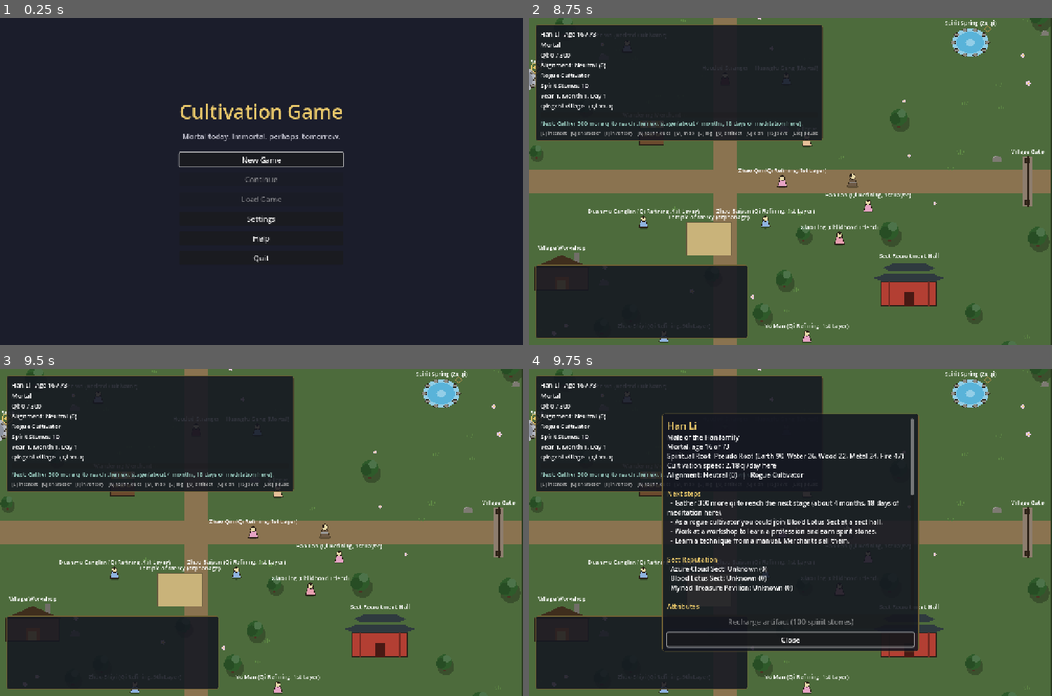
Above: before the commit, frames 1-4 (two rows, left to right).
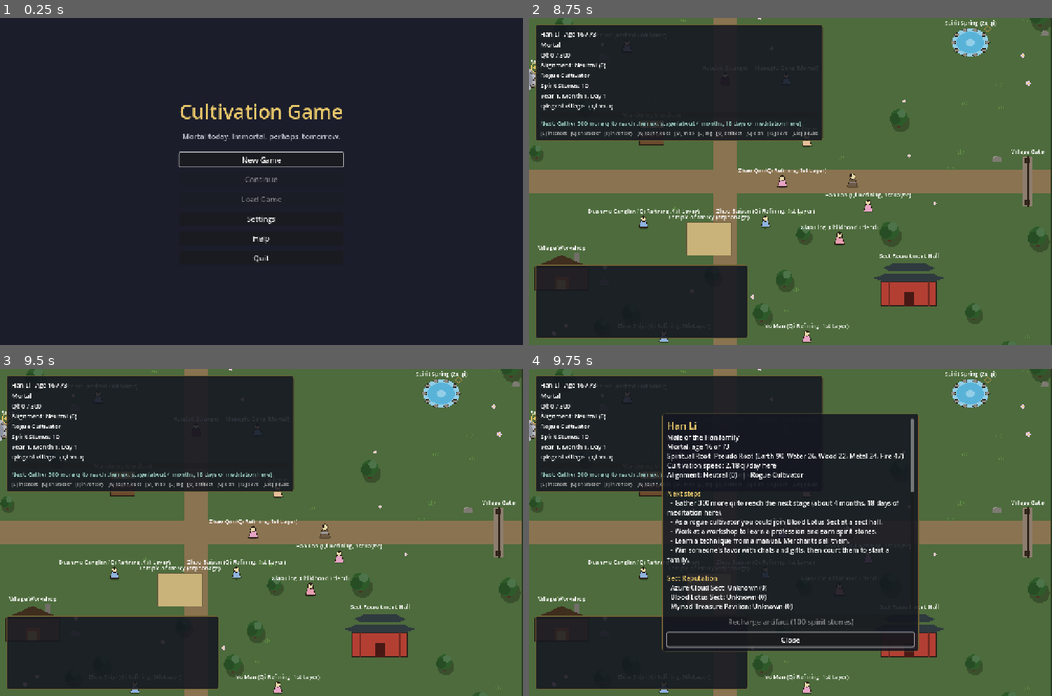
Above: after the commit, the same moments.

Repository: samridghimire/cultivation-game
Game: Godot game, scene res://src/ui/main_menu.tscn
The game is run twice, just before and just after one commit, with the same random seed, the same clock (stepped at 60 frames per second) and the same inputs.
Inputs (mouse positions are in pixels of both pictures, inside the frame that each line leads up to):
- Up to frame 1 (0.25 s): no input
- Up to frame 2 (8.75 s): click "New Game" at 0.5 s; click "Begin" at 1.25 s; click "Reach for it." at 2 s; click "What are you?" at 2.75 s; click "Why me?" at 3.5 s; click "What are you?" at 4.25 s; click "..." at 5 s; click "Set out." at 5.75 s; tap Enter at 6.5 s; move the mouse to (905, 165) at 6.52 s; hold D (move_right) 6.53-7.25 s; hold E (interact) 6.53-7.25 s; click (905, 165) at 6.67 s; drag from (685, 197) to (539, 80) at 7.27 s; move the mouse to (842, 109) at 8.02 s; hold D (move_right) from 8.03 s (still down); tap Page Up (scroll_up) at 8.1 s
- Up to frame 3 (9.5 s): release D (move_right) at 8.75 s; drag from (235, 597) to (381, 633) at 8.77 s
- Up to frame 4 (9.75 s): tap Space at 9.5 s; move the mouse to (947, 581) at 9.52 s; hold A (move_left) from 9.53 s (still down); tap C (toggle_character_sheet) at 9.6 s

Frames 1-3 are identical in both runs. In frame 4, 1.5% of the frame differs, in the area x 26-74%, y 37-74%.

Commit message:
[UI-009b] More next-step hints
Co-Authored-By: Claude Opus 5.5 <noreply@anthropic.com>
Claude-Session: https://claude.ai/code/session_01425iTeZ71nSBW6h3jMb864

Diff:
--- a/src/core/systems/guidance.gd
+++ b/src/core/systems/guidance.gd
@@ -12,7 +12,8 @@
 
 ## Up to `limit` hints for `c`. `density` is the qi density where the player
 ## stands (region x sect bonus), used for the days-to-next-stage estimate.
-static func hints(c: CharacterData, data: GameData, density: float = 1.0, limit: int = 5) -> PackedStringArray:
+## `people` (the NPCs, optional) enables the family hints.
+static func hints(c: CharacterData, data: GameData, density: float = 1.0, limit: int = 5, people: Dictionary = {}) -> PackedStringArray:
 	var out: PackedStringArray = []
 	var years := Cultivation.years_left(c, data)
 	if years <= LIFESPAN_WARNING_YEARS:
@@ -28,10 +29,16 @@
 	var sect := _sect_hint(c, data)
 	if sect != "":
 		out.append(sect)
+	var missions := _mission_hint(c, data)
+	if missions != "":
+		out.append(missions)
 	if c.professions.is_empty():
 		out.append("Work at a workshop to learn a profession and earn spirit stones.")
 	if c.techniques.is_empty():
 		out.append("Learn a technique from a manual. Merchants sell them.")
+	for hint in [_dao_hint(c, data), _abode_hint(c, data), _family_hint(c, data, people)]:
+		if hint != "":
+			out.append(hint)
 	if out.size() > limit:
 		out.resize(limit)
 	return out
@@ -47,6 +54,9 @@
 			text += " Using %s first raises the odds." % ", ".join(pills)
 		elif c.breakthrough_bonus <= 0.0:
 			text += " Breakthrough pills raise the odds."
+		if Tribulation.has_tribulation(data, c.realm_index + 1):
+			text += " Success calls down a Heavenly Tribulation: ready shield talismans"
+			text += ", and steel yourself against a heart demon." if Tribulation.faces_heart_demon(c, data) else "."
 		return text
 	if Cultivation.is_at_bottleneck(c, data):
 		return "You stand at the peak of the highest realm known."
@@ -81,5 +91,53 @@
 	var rank := int(c.sect["rank"])
 	if rank + 1 >= sect.ranks.size():
 		return ""
+	if Sects.check_promotion(c, data) == "":
+		return "The trial for %s is open. Attempt it at a sect hall." % sect.rank_name(rank + 1)
 	var need := int(sect.ranks[rank + 1].get("contribution", 0)) - int(c.sect["contribution"])
 	return "Earn %d more sect contribution (missions, duties) to become %s." % [maxi(need, 0), sect.rank_name(rank + 1)]
+
+
+## Members: how many sect missions they can take right now.
+static func _mission_hint(c: CharacterData, data: GameData) -> String:
+	if c.is_rogue():
+		return ""
+	var ready := Sects.available_missions(c, data).filter(func(id: String) -> bool: return Sects.check_mission(c, data, id) == "").size()
+	if ready == 0:
+		return ""
+	return "%d sect %s ready on the mission board at a sect hall." % [ready, "mission is" if ready == 1 else "missions are"]
+
+
+## The first glimpsed Dao insight that can still be deepened.
+static func _dao_hint(c: CharacterData, data: GameData) -> String:
+	for insight_id in Dao.known_ids(c, data):
+		if Dao.check_contemplate(c, data, insight_id) == "":
+			return "Contemplate the %s at a meditation spot to deepen it (%s)." % [Dao.def_of(data, insight_id)["name"], Dao.progress_text(c, data, insight_id)]
+	return ""
+
+
+## Seclusion at the player's abode, or claiming one once they cultivate.
+static func _abode_hint(c: CharacterData, data: GameData) -> String:
+	if c.abode != "":
+		var density := float(Abodes.get_def(data, c.abode).get("qi_density", 1.0)) * (1.0 + Abodes.array_bonus(c, data))
+		return "Cultivate in seclusion at %s (qi x%s)." % [Abodes.abode_name(data, c.abode), String.num(density, 2)]
+	if c.realm_index >= 1 and not data.abodes.is_empty():
+		return "Claim a cave abode to cultivate in seclusion and store your treasures."
+	return ""
+
+
+## Trying for a child with a spouse, or courting someone when unmarried.
+static func _family_hint(c: CharacterData, data: GameData, people: Dictionary) -> String:
+	if people.is_empty() or Children.is_pregnant(c):
+		return ""
+	var spouses := Family.living_spouses(c, people)
+	if spouses.is_empty():
+		if c.age_years() >= int(data.family.get("adult_age", 16)):
+			return "Win someone's favor with chats and gifts, then court them to start a family."
+		return ""
+	if not c.children.is_empty():
+		return ""
+	for spouse_id in spouses:
+		var spouse: CharacterData = people[spouse_id]
+		if Children.check_conception(c, spouse, data) == "":
+			return "You could try for a child with %s at a meditation spot." % spouse.name
+	return ""
--- a/src/ui/character_sheet.gd
+++ b/src/ui/character_sheet.gd
@@ -122,7 +122,7 @@
 	t += "Alignment: %s (%d)%s   |   %s\n\n" % [Alignment.tier_name(p.alignment, data), p.alignment, devoured, Sects.describe(p, data)]
 	_gender_row.visible = p.gender == ""
 	var density := GameState.region_qi_density() * Sects.cultivation_bonus(p, data)
-	var hints := Guidance.hints(p, data, density)
+	var hints := Guidance.hints(p, data, density, 6, GameState.npcs)
 	if not hints.is_empty():
 		t += "[color=#%s]Next steps[/color]\n" % accent
 		for line in hints:
--- a/src/ui/hud.gd
+++ b/src/ui/hud.gd
@@ -324,7 +324,7 @@
 	_qi_bar.modulate = UIStyle.ACCENT if _bottleneck.visible else Color.WHITE
 	_injuries.visible = Injuries.has_any(p)
 	_injuries.text = "Injured: " + ", ".join(Injuries.describe(p, data))
-	var hints := Guidance.hints(p, data, density * Sects.cultivation_bonus(p, data), 1)
+	var hints := Guidance.hints(p, data, density * Sects.cultivation_bonus(p, data), 1, GameState.npcs)
 	_hint.visible = bool(Settings.get_value("show_hints")) and not hints.is_empty()
 	_hint.text = "Next: " + hints[0] if not hints.is_empty() else ""
 
--- a/tests/unit/test_guidance.gd
+++ b/tests/unit/test_guidance.gd
@@ -86,3 +86,44 @@
 	c.sect = {"id": sect.id, "rank": 0, "contribution": 100, "spent": 0}
 	var need := int(sect.ranks[1]["contribution"]) - 100
 	assert_true(_has(Guidance.hints(c, data(), 1.0, 10), "Earn %d more sect contribution" % need))
+
+
+## UI-009b: missions, promotion trials, tribulations, Dao, abodes and family.
+func test_system_hints() -> void:
+	var d := data()
+	var c := new_character()
+	c.realm_index = 1
+	c.sect = {"id": "azure_cloud_sect", "rank": 0, "contribution": 0}
+	c.inventory["spirit_herb"] = 5
+	assert_true(_has(Guidance.hints(c, d, 1.0, 20), "ready on the mission board"))
+	c.sect["contribution"] = 600
+	assert_true(_has(Guidance.hints(c, d, 1.0, 20), "The trial for Inner Disciple is open"))
+	var insight_id: String = d.dao_insights.keys()[0]
+	Dao.gain_levels(c, d, insight_id, 1)
+	assert_true(_has(Guidance.hints(c, d, 1.0, 20), "Contemplate the %s" % Dao.def_of(d, insight_id)["name"]))
+	assert_true(_has(Guidance.hints(c, d, 1.0, 20), "Claim a cave abode"))
+	c.abode = "waterfall_cave"
+	assert_true(_has(Guidance.hints(c, d, 1.0, 20), "Cultivate in seclusion at %s" % Abodes.abode_name(d, "waterfall_cave")))
+	var people := {}
+	c.age_days = 20 * Calendar.DAYS_PER_YEAR
+	assert_true(_has(Guidance.hints(c, d, 1.0, 20, people), "court") == false, "no family hints without people")
+	people["someone"] = new_character()
+	assert_true(_has(Guidance.hints(c, d, 1.0, 20, people), "court them"))
+	var spouse := Npcs.spawn(people, d, seeded_rng(), {"gender": "female" if c.gender == "male" else "male", "region": "qingshi_village"})
+	spouse.age_days = 20 * Calendar.DAYS_PER_YEAR
+	Family.marry(c, spouse, Family.ranks(d, c.gender)[0])
+	assert_eq(Children.check_conception(c, spouse, d), "")
+	assert_true(_has(Guidance.hints(c, d, 1.0, 20, people), "try for a child with %s" % spouse.name))
+
+
+func test_tribulation_warning_at_the_bottleneck() -> void:
+	var d := data()
+	var c := new_character()
+	for i in d.realms.size() - 1:
+		if Tribulation.has_tribulation(d, i + 1):
+			c.realm_index = i
+			break
+	c.stage = d.realms[c.realm_index].stage_count() - 1
+	c.qi = d.realms[c.realm_index].qi_required(c.stage)
+	assert_true(Cultivation.can_attempt_breakthrough(c, d))
+	assert_true(_has(Guidance.hints(c, d, 1.0, 20), "Heavenly Tribulation"))
Not shown, changed: docs/BACKLOG.md
Not shown, changed: docs/CHANGELOG.md
